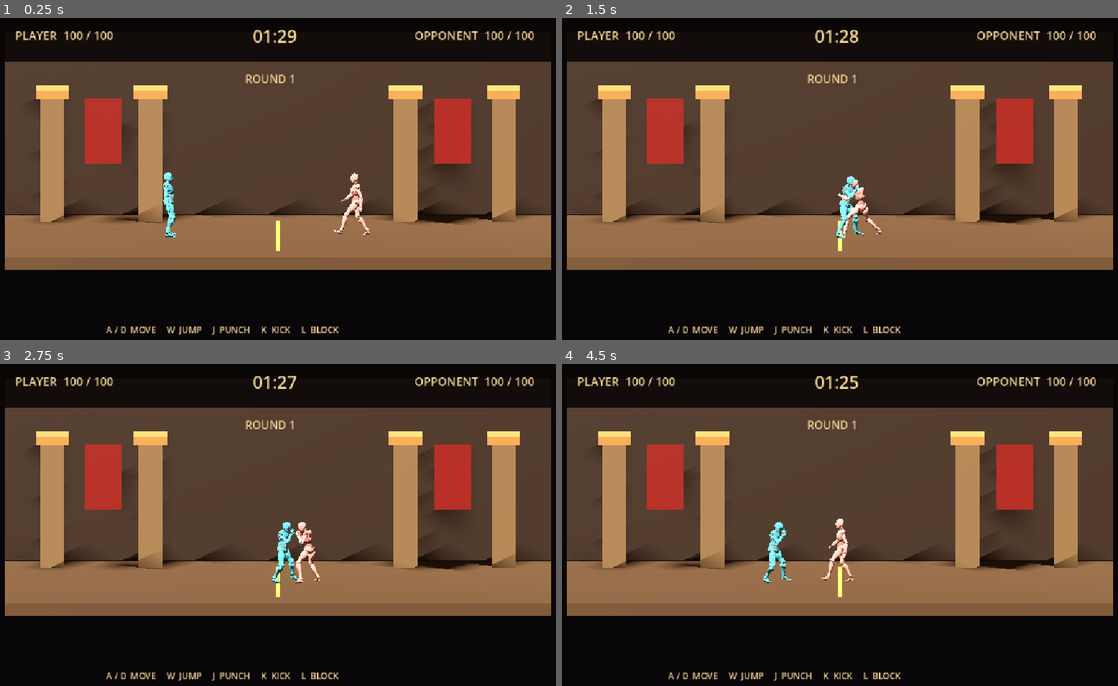
Above: before the commit, frames 1-4 (two rows, left to right).
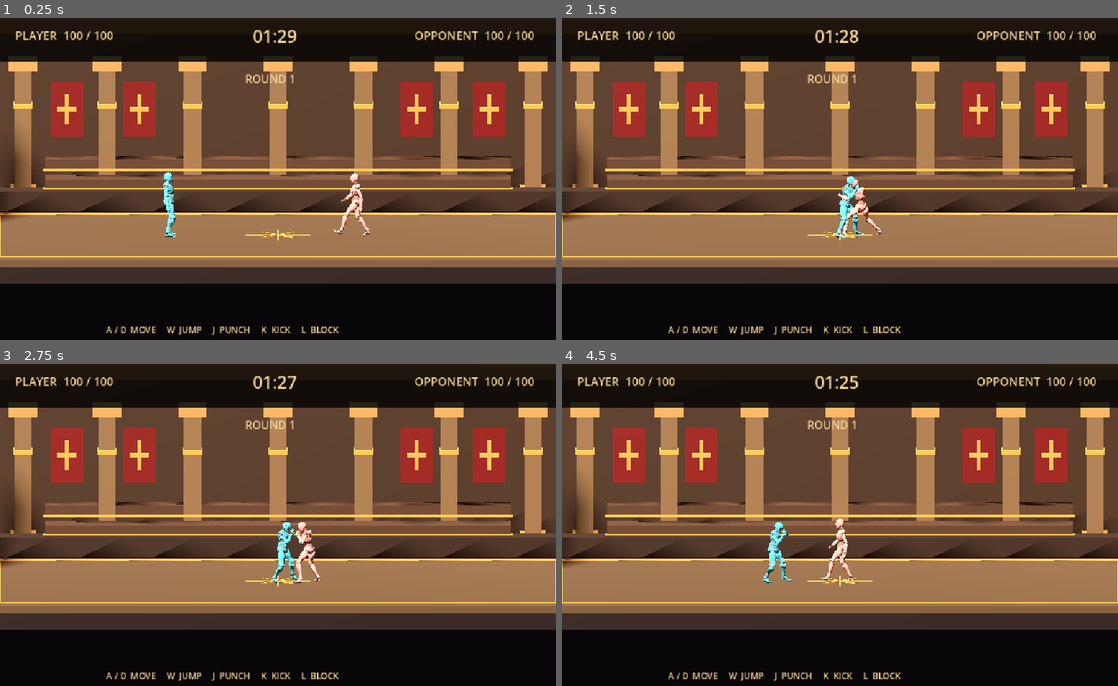
Above: after the commit, the same moments.

Repository: wilpowatech/warriors-of-africa
Game: Godot game, scene res://scenes/main_3d.tscn
The game is run twice, just before and just after one commit, with the same random seed, the same clock (stepped at 60 frames per second) and the same inputs.
Inputs (mouse positions are in pixels of both pictures, inside the frame that each line leads up to):
- Up to frame 1 (0.25 s): no input
- Up to frame 2 (1.5 s): tap Enter at 0.5 s; move the mouse to (962, 166) at 0.52 s; hold D 0.53-1.28 s; hold R 0.53-1.28 s; click (962, 166) at 0.67 s; tap Space at 0.77 s; move the mouse to (728, 198) at 1.27 s; hold S from 1.28 s (still down); tap J at 1.35 s
- Up to frame 3 (2.75 s): tap Space at 1.52 s; move the mouse to (333, 457) at 2.02 s; release S at 2.03 s; hold D from 2.03 s (still down); tap K at 2.1 s
- Up to frame 4 (4.5 s): move the mouse to (812, 592) at 2.77 s; release D at 2.78 s; hold W 2.78-3.53 s; tap U at 2.85 s; click (812, 592) at 2.92 s; tap Space at 3.02, 3.77 s; move the mouse to (1006, 576) at 3.52 s; hold L 3.53-4.28 s; hold A from 3.53 s (still down); move the mouse to (673, 479) at 4.27 s; tap Shift at 4.35 s

The runs differ from the first frame. In frame 1, 36% of the frame differs, in the area x 0-100%, y 0-83%; in frame 2, 36%; in frame 3, 36%; in frame 4, 36%.

Commit message:
Save current game development progress

Diff:
--- a/scripts/main_3d.gd
+++ b/scripts/main_3d.gd
@@ -87,47 +87,102 @@
 
 
 func _create_arena() -> void:
-	# Fighting floor
+	# Main raised stone fighting platform
 	var floor_body := StaticBody3D.new()
 	floor_body.name = "ArenaFloor"
 	add_child(floor_body)
 
 	var floor_mesh := MeshInstance3D.new()
 	var floor_shape := BoxMesh.new()
-	floor_shape.size = Vector3(15.0, 0.35, 7.0)
+	floor_shape.size = Vector3(16.0, 0.4, 8.0)
 	floor_mesh.mesh = floor_shape
-	floor_mesh.position.y = -0.175
-	floor_mesh.material_override = _material(Color(0.34, 0.25, 0.17))
+	floor_mesh.position.y = -0.2
+	floor_mesh.material_override = _material(Color(0.36, 0.27, 0.19))
 	floor_body.add_child(floor_mesh)
 
 	var floor_collision := CollisionShape3D.new()
 	var floor_box := BoxShape3D.new()
-	floor_box.size = Vector3(15.0, 0.35, 7.0)
+	floor_box.size = Vector3(16.0, 0.4, 8.0)
 	floor_collision.shape = floor_box
-	floor_collision.position.y = -0.175
+	floor_collision.position.y = -0.2
 	floor_body.add_child(floor_collision)
 
-	# Arena boundary walls
-	_add_box(self, "BackWall", Vector3(15.0, 5.0, 0.35),
-		Vector3(0.0, 2.5, -3.8), Color(0.22, 0.16, 0.12))
-
-	# Stone pillars
-	for x in [-6.2, -3.5, 3.5, 6.2]:
-		_add_box(self, "StonePillar", Vector3(0.65, 3.5, 0.65),
-			Vector3(x, 1.75, -2.7), Color(0.48, 0.37, 0.25))
-
-		_add_box(self, "PillarCap", Vector3(0.9, 0.25, 0.9),
-			Vector3(x, 3.55, -2.7), Color(0.66, 0.47, 0.25))
-
-	# Decorative arena banners
-	for x in [-4.8, 4.8]:
-		_add_box(self, "WarriorBanner", Vector3(1.0, 1.8, 0.08),
-			Vector3(x, 2.55, -2.25), Color(0.48, 0.12, 0.07))
-
-	# Arena markings
-	_add_box(self, "CentreMarking", Vector3(0.08, 0.015, 5.0),
-		Vector3(0.0, 0.008, 0.0), Color(0.85, 0.62, 0.29))
-
+	# Dark stone platform sides
+	_add_box(self, "PlatformFront", Vector3(16.2, 0.45, 0.18),
+		Vector3(0.0, -0.42, 4.0), Color(0.16, 0.11, 0.09))
+	_add_box(self, "PlatformBack", Vector3(16.2, 0.45, 0.18),
+		Vector3(0.0, -0.42, -4.0), Color(0.16, 0.11, 0.09))
+	_add_box(self, "PlatformLeft", Vector3(0.18, 0.45, 8.0),
+		Vector3(-8.0, -0.42, 0.0), Color(0.16, 0.11, 0.09))
+	_add_box(self, "PlatformRight", Vector3(0.18, 0.45, 8.0),
+		Vector3(8.0, -0.42, 0.0), Color(0.16, 0.11, 0.09))
+
+	# Gold geometric floor borders
+	var gold := Color(0.78, 0.54, 0.25)
+	_add_box(self, "FrontGoldBorder", Vector3(15.4, 0.025, 0.07),
+		Vector3(0.0, 0.015, 3.55), gold)
+	_add_box(self, "BackGoldBorder", Vector3(15.4, 0.025, 0.07),
+		Vector3(0.0, 0.015, -3.55), gold)
+	_add_box(self, "LeftGoldBorder", Vector3(0.07, 0.025, 7.1),
+		Vector3(-7.65, 0.015, 0.0), gold)
+	_add_box(self, "RightGoldBorder", Vector3(0.07, 0.025, 7.1),
+		Vector3(7.65, 0.015, 0.0), gold)
+
+	# Central arena emblem
+	_add_box(self, "EmblemHorizontal", Vector3(1.8, 0.025, 0.07),
+		Vector3(0.0, 0.025, 0.0), gold)
+	_add_box(self, "EmblemVertical", Vector3(0.07, 0.025, 1.8),
+		Vector3(0.0, 0.025, 0.0), gold)
+	var diagonal_a := _add_box(self, "EmblemDiagonalA",
+		Vector3(1.25, 0.025, 0.07), Vector3(0.0, 0.03, 0.0), gold)
+	diagonal_a.rotation_degrees.y = 45.0
+	var diagonal_b := _add_box(self, "EmblemDiagonalB",
+		Vector3(1.25, 0.025, 0.07), Vector3(0.0, 0.03, 0.0), gold)
+	diagonal_b.rotation_degrees.y = -45.0
+
+	# Rear architectural wall and framing
+	_add_box(self, "RearFoundation", Vector3(16.0, 0.55, 0.7),
+		Vector3(0.0, 0.25, -4.65), Color(0.22, 0.15, 0.11))
+	_add_box(self, "RearWall", Vector3(16.0, 4.5, 0.35),
+		Vector3(0.0, 2.5, -6.2), Color(0.25, 0.17, 0.12))
+	_add_box(self, "RearTopBeam", Vector3(16.4, 0.35, 0.65),
+		Vector3(0.0, 4.85, -6.0), Color(0.49, 0.34, 0.20))
+
+	# Stone columns, bases, caps and decorative bands
+	for x in [-7.0, -4.7, -2.35, 0.0, 2.35, 4.7, 7.0]:
+		_add_box(self, "ArenaColumn", Vector3(0.48, 3.6, 0.55),
+			Vector3(x, 2.0, -5.65), Color(0.47, 0.35, 0.24))
+		_add_box(self, "ColumnBase", Vector3(0.72, 0.28, 0.78),
+			Vector3(x, 0.32, -5.65), Color(0.63, 0.45, 0.27))
+		_add_box(self, "ColumnCap", Vector3(0.78, 0.28, 0.82),
+			Vector3(x, 3.85, -5.65), Color(0.68, 0.49, 0.29))
+		_add_box(self, "ColumnBand", Vector3(0.53, 0.12, 0.61),
+			Vector3(x, 2.7, -5.65), gold)
+
+	# Tiered spectator stands behind the fighting platform
+	for row in range(3):
+		var row_z := -4.95 - float(row) * 0.78
+		var row_y := 0.65 + float(row) * 0.42
+		_add_box(self, "SpectatorTier", Vector3(12.8, 0.32, 0.68),
+			Vector3(0.0, row_y, row_z), Color(0.31, 0.21, 0.15))
+		_add_box(self, "TierFrontTrim", Vector3(12.9, 0.07, 0.08),
+			Vector3(0.0, row_y - 0.12, row_z + 0.32), gold)
+
+	# Decorative banners with geometric patterns
+	for x in [-5.8, -3.8, 3.8, 5.8]:
+		_add_box(self, "WarriorBanner", Vector3(0.9, 1.5, 0.08),
+			Vector3(x, 2.65, -5.30), Color(0.43, 0.10, 0.065))
+		_add_box(self, "BannerPattern", Vector3(0.12, 0.8, 0.10),
+			Vector3(x, 2.65, -5.22), gold)
+		_add_box(self, "BannerCrossPattern", Vector3(0.52, 0.10, 0.10),
+			Vector3(x, 2.65, -5.21), gold)
+
+	# Side architectural pillars
+	for x in [-8.0, 8.0]:
+		_add_box(self, "SidePillar", Vector3(0.5, 3.0, 0.5),
+			Vector3(x, 1.5, -2.9), Color(0.43, 0.31, 0.21))
+		_add_box(self, "SidePillarCap", Vector3(0.75, 0.22, 0.75),
+			Vector3(x, 3.05, -2.9), gold)
 
 func _create_camera() -> void:
 	var camera := Camera3D.new()
Not shown, added: backups/3d-foundation-20261031-020455.tar.gz
Not shown, added: backups/before-animated-fighters-20261031-235827.tar.gz
Not shown, added: backups/before-arena-upgrade-20261101-011226.tar.gz
Not shown, added: backups/before-arena-upgrade-20261101-011338.tar.gz
Not shown, added: backups/before-facing-fix-20261101-004209.tar.gz
Not shown, added: backups/before-real-fighters-20261101-002930.tar.gz
Not shown, added: backups/warriors-2d-before-3d-20261031-015455.tar.gz
